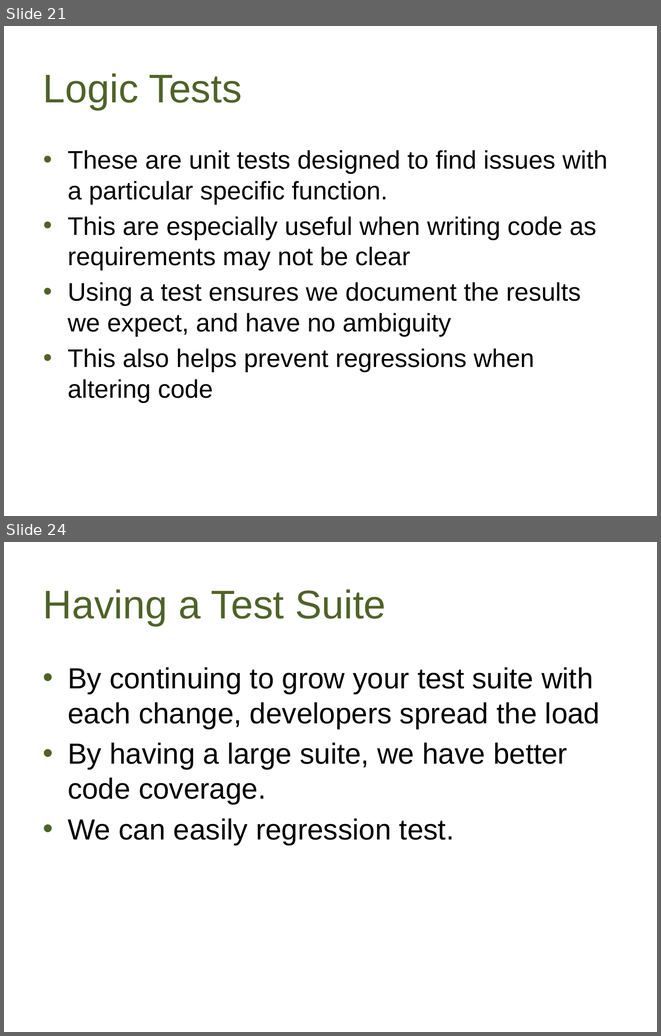
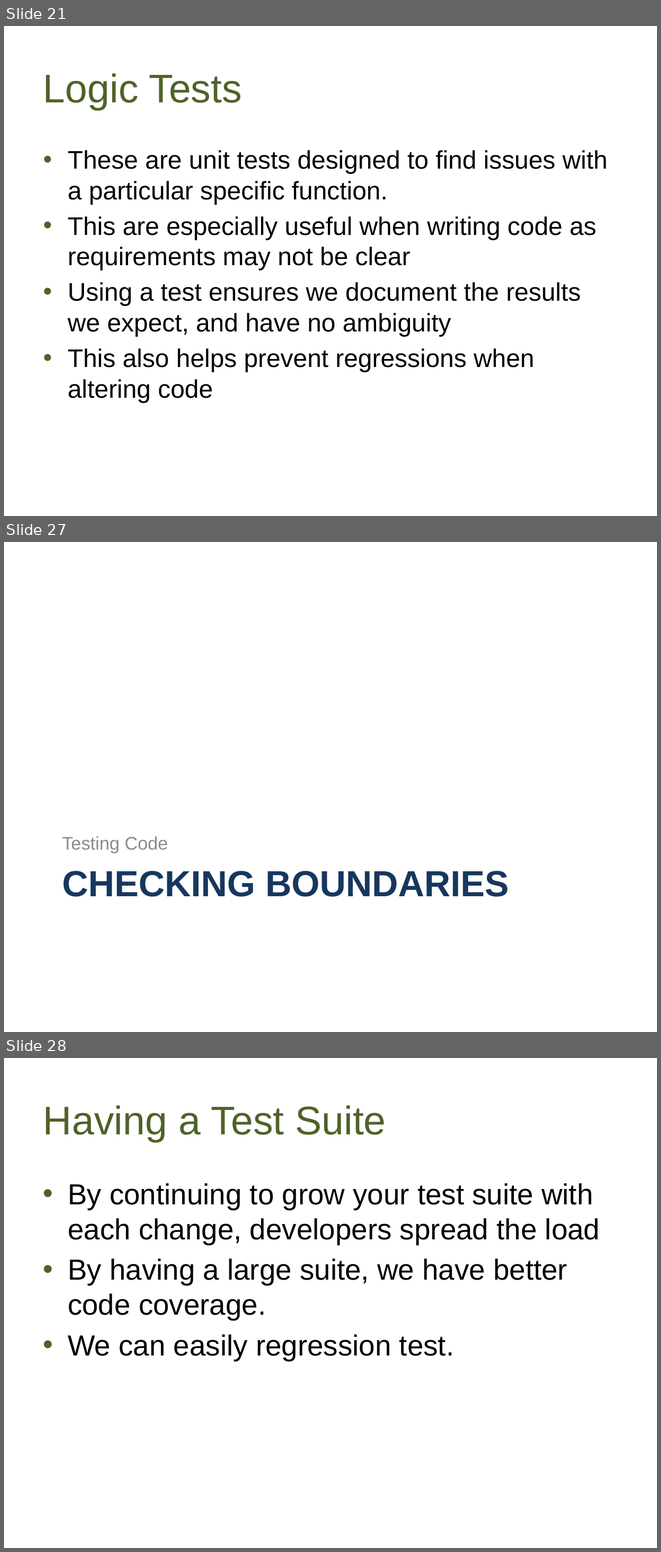
Before and after one commit to way0utwest/UnitTestingTSQL, a slide deck: UnitTestingTSQL.pptx. Shown one above the other, each under a label of ours: slides 21 and 24 before the commit, slides 21, 27 and 28 after it; the slides between them are not shown. The pictures are 661x1036 and 661x1552 pixels, drawn with LibreOffice and Linux fonts; fonts in the diff are those of the drawing; background and template pictures are left out. Boxes give left, top, right and bottom in pixels: in the first picture for what was removed or moved away, otherwise in the second. Text is boxed around its words. In the diff, an @@ line names an element or a change of style, - is before the commit and + after.

```diff
--- a/UnitTestingTSQL.pptx
+++ b/UnitTestingTSQL.pptx
@@ slide 27 added at (4, 542, 657, 1032), background picture (left out) @@
@@ text added at (62, 836, 168, 853), 20 pt, text #8C8C8C @@
+Testing Code
@@ title added at (62, 871, 509, 897), 40 pt, text #17375E, bold @@
+CHECKING BOUNDARIES
@@ what was slide 24 is now slide 28 @@
```
Also in this commit, not shown: 2 slides changed, 3 other slides added, 1 other file.
